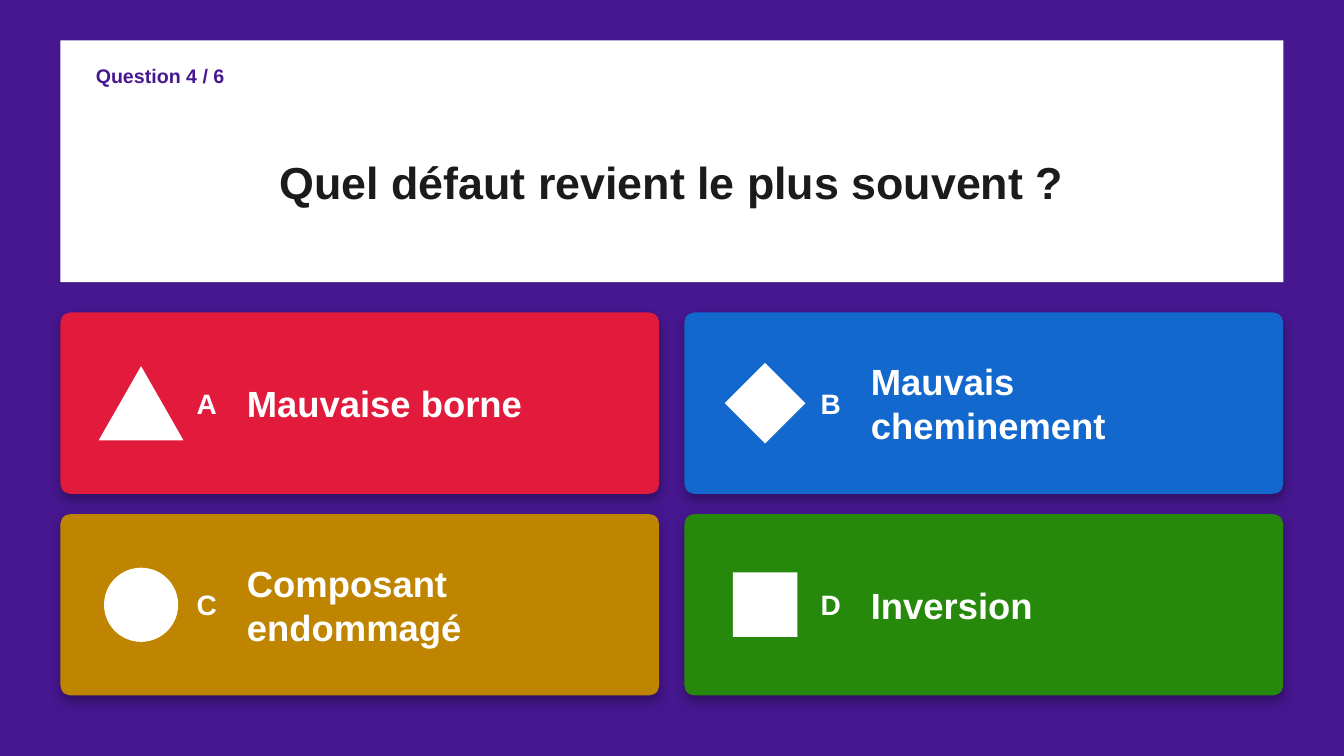
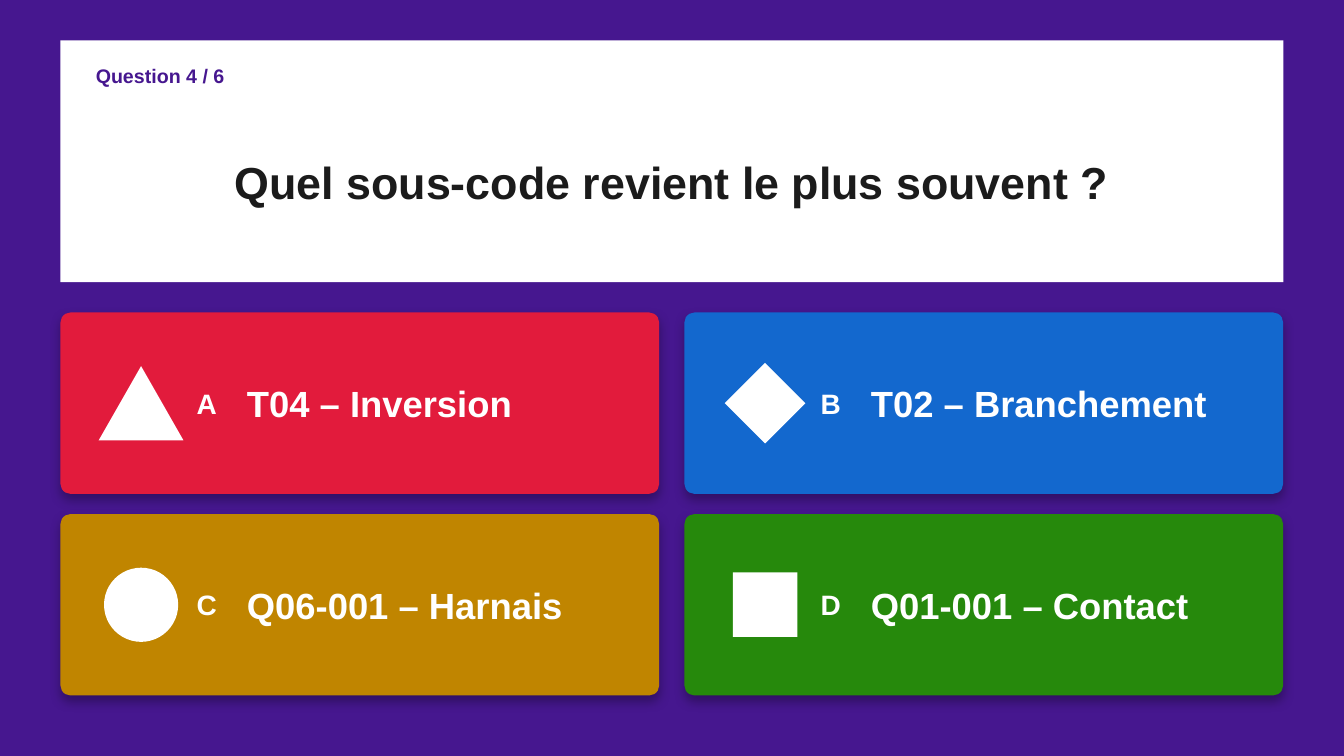
Before and after one commit to moudimash99/FTO2_NC_handover, a slide deck: slide 8 of 03_reports/quiz/Quiz_NC_FTO2.pptx. Drawn at 1344x756 pixels with LibreOffice and Linux fonts; fonts in the diff are those of the drawing. Boxes give left, top, right and bottom in pixels: in the first picture for what was removed or moved away, otherwise in the second. Text is boxed around its words. In the diff, an @@ line names an element or a change of style, - is before the commit and + after.

```diff
--- a/03_reports/quiz/Quiz_NC_FTO2.pptx
+++ b/03_reports/quiz/Quiz_NC_FTO2.pptx
@@ title at bbox=[235, 166, 1068, 208]: text changed @@
-Quel défaut revient le plus souvent ?
+Quel sous-code revient le plus souvent ?
@@ text at bbox=[247, 390, 512, 418]: text changed @@
-Mauvaise borne
+T04 – Inversion
@@ text at bbox=[871, 390, 1207, 418]: text changed @@
-Mauvais cheminement
+T02 – Branchement
@@ text at bbox=[247, 592, 562, 626]: text changed @@
-Composant endommagé
+Q06-001 – Harnais
@@ text at bbox=[871, 593, 1188, 626]: text changed @@
-Inversion
+Q01-001 – Contact
```
Also in this commit, not shown: 9 other slides changed.
